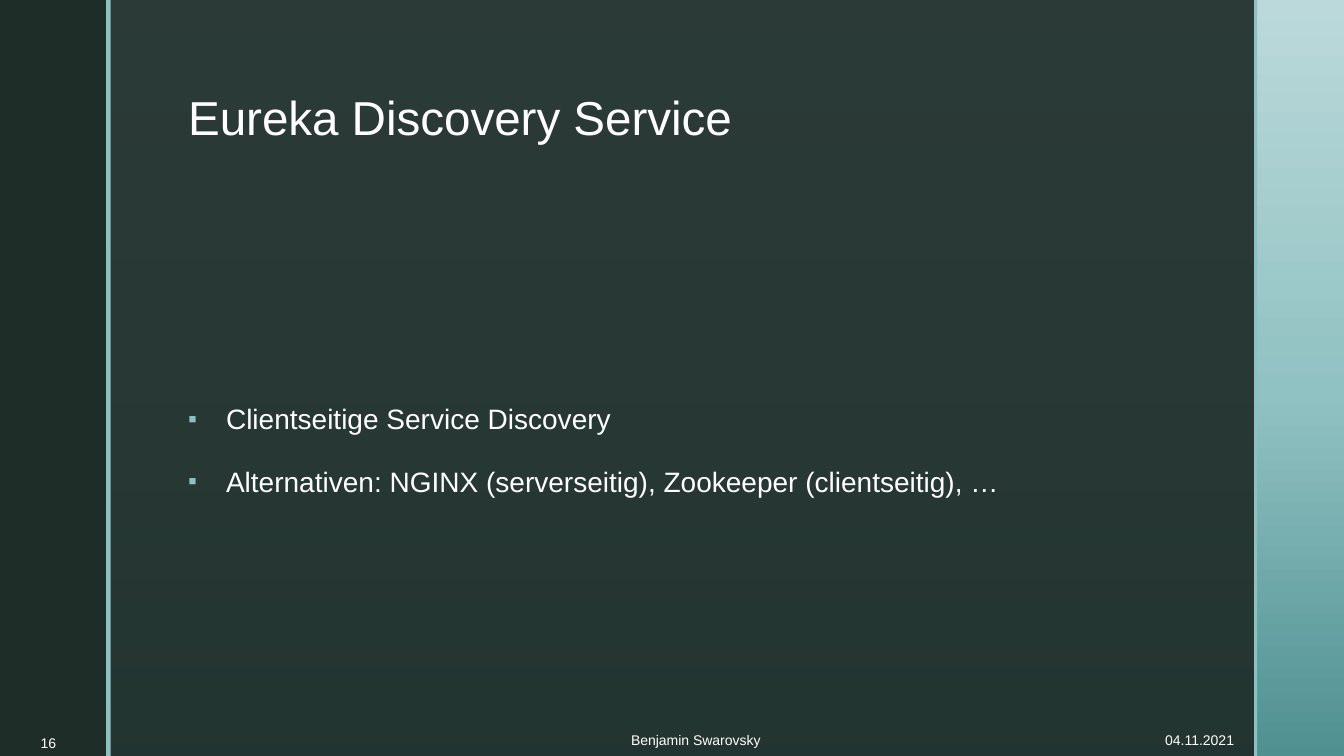
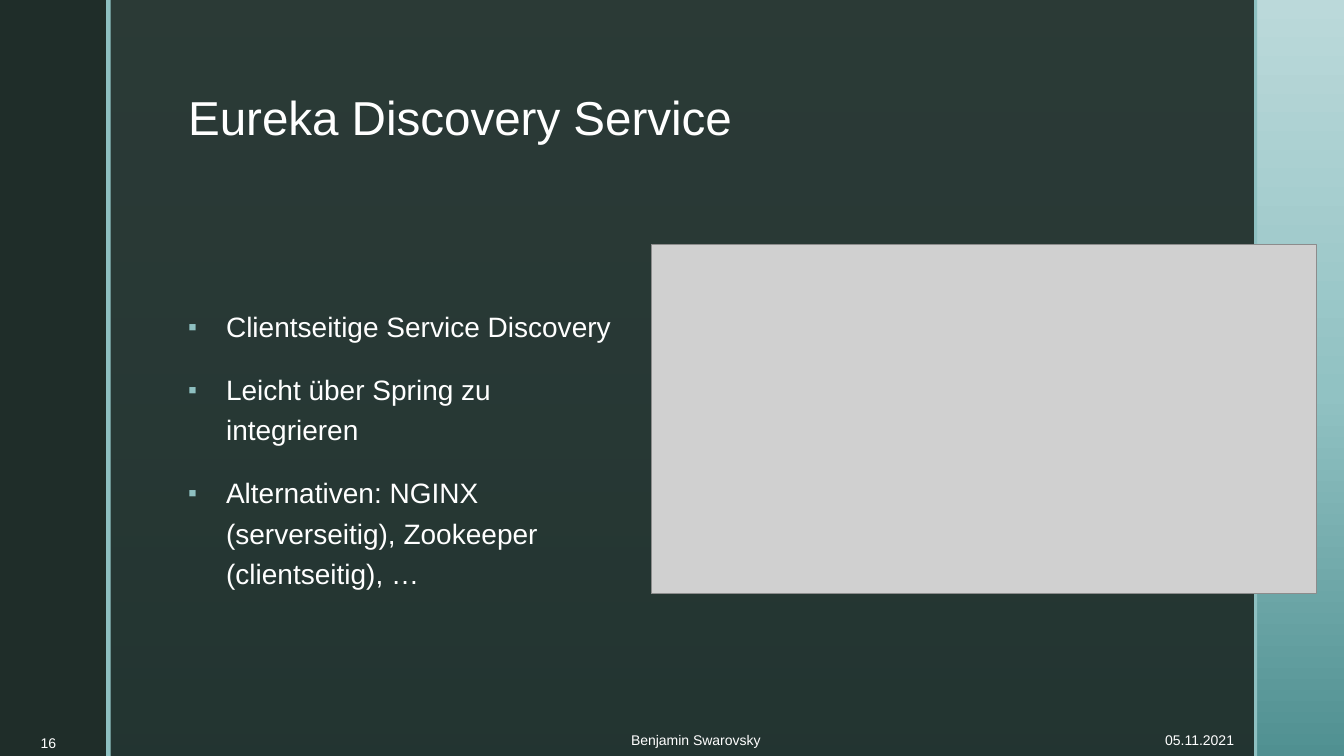
Before and after one commit to BenjaminS01/Abschluss, a slide deck: slide 16 of Vortrag.pptx. Drawn at 1344x756 pixels with LibreOffice and Linux fonts; fonts in the diff are those of the drawing; grey boxes stand for pictures; background and template pictures are left out. Boxes give left, top, right and bottom in pixels: in the first picture for what was removed or moved away, otherwise in the second. Text is boxed around its words. In the diff, an @@ line names an element or a change of style, - is before the commit and + after.

Commit message:
Vortrag Eureka impl

```diff
--- a/Vortrag.pptx
+++ b/Vortrag.pptx
@@ picture added at box(651, 244, 1317, 593) @@
@@ text at box(226, 379, 491, 446): paragraph added @@
+▪ Leicht über Spring zu integrieren
@@ text at box(1165, 735, 1234, 745): text changed @@
-04.11.2021
+05.11.2021
```
Also in this commit, not shown: 14 other slides changed, 9 slides added, 2 other files.
